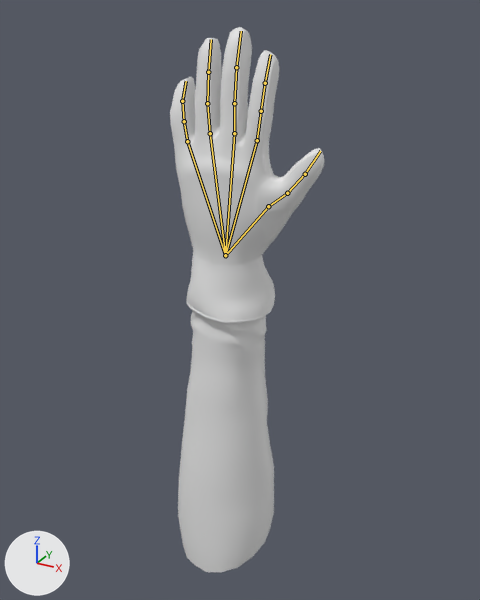
Renders of the FBX model Assets/Models/Glove/M_Glove.fbx from each side of a commit.
One viewpoint serves both versions: a camera (50 mm lens) standing at (7.98, -14.01, 5.24) and looking at (0.04, 0.42, -1.98). Arrows for +X, +Y and +Z are at lower left; the lights stay in place. The bones that change are drawn over the model as lines.

Objects in the first picture: 'Arm', 'Glove'.
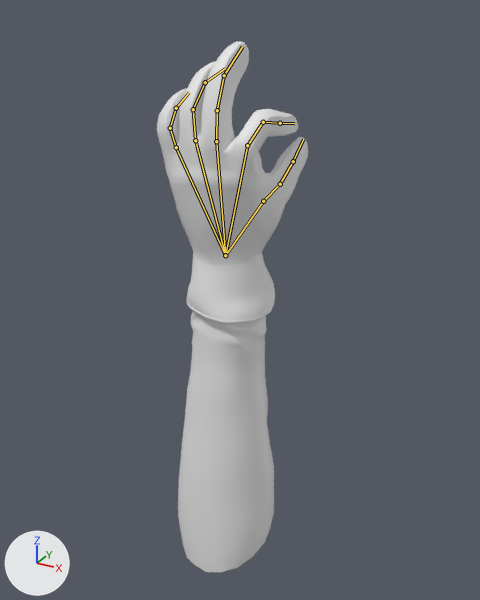
The newer file adds an action. The first version stands in its rest pose; the second is drawn at frame 1 of the action 'GloveRig|Pinch'.

Where the change shows, as pixel boxes [x1, y1, x2, y2] in the pictures (480 x 600 px):
'Glove', posed
    before: [170, 27, 324, 323]
    after: [157, 41, 308, 323]
bone 'Thumb00', root to tip
    before: (225, 255) to (268, 206)
    after: (225, 255) to (263, 201)
bone 'Thumb.01', root to tip
    before: (268, 206) to (287, 193)
    after: (263, 201) to (280, 184)
bone 'Thumb.02', root to tip
    before: (287, 193) to (305, 174)
    after: (280, 184) to (293, 161)
bone 'Thumb.03', root to tip
    before: (305, 174) to (320, 151)
    after: (293, 161) to (303, 139)
bone 'IndexF.00', root to tip
    before: (225, 255) to (257, 140)
    after: (225, 255) to (247, 145)
bone 'IndexF.01', root to tip
    before: (257, 140) to (261, 111)
    after: (247, 145) to (263, 122)
bone 'IndexF.02', root to tip
    before: (261, 111) to (265, 83)
    after: (263, 122) to (280, 123)
bone 'IndexF.03', root to tip
    before: (265, 83) to (270, 54)
    after: (280, 123) to (294, 123)
bone 'MiddleF.00', root to tip
    before: (225, 255) to (234, 133)
    after: (225, 255) to (216, 141)
bone 'MiddleF01', root to tip
    before: (234, 133) to (234, 103)
    after: (216, 141) to (217, 110)
bone 'MiddleF02', root to tip
    before: (234, 103) to (236, 67)
    after: (217, 110) to (224, 75)
bone 'MiddleF03', root to tip
    before: (236, 67) to (241, 31)
    after: (224, 75) to (242, 46)
bone 'RingF.00', root to tip
    before: (225, 255) to (210, 133)
    after: (225, 255) to (195, 140)
bone 'RingF.01', root to tip
    before: (210, 133) to (207, 103)
    after: (195, 140) to (193, 109)
bone 'RingF.02', root to tip
    before: (207, 103) to (208, 72)
    after: (193, 109) to (205, 82)
bone 'RingF.03', root to tip
    before: (208, 72) to (211, 39)
    after: (205, 82) to (225, 68)
bone 'PinkieF.00', root to tip
    before: (225, 255) to (187, 141)
    after: (225, 255) to (176, 147)
bone 'PinkieF.01', root to tip
    before: (187, 141) to (184, 121)
    after: (176, 147) to (170, 128)
bone 'PinkieF.02', root to tip
    before: (184, 121) to (182, 101)
    after: (170, 128) to (176, 108)
bone 'PinkieF.03', root to tip
    before: (182, 101) to (186, 81)
    after: (176, 108) to (189, 92)

What changed in the scene script:
```text
Change bone_thumb00:
    where bone_thumb00 = bpy.data.objects['GloveRig'].pose.bones['Thumb00']  # child of 'Arm.bone'
    bone_thumb00.rotation_quaternion: (1.0, 0.0, 0.0, 0.0) -> (0.999, 0.005, 0.017, 0.048)  # degrees (0, 0, 0) -> degrees (1, 2, 5)
Change bone_thumb_01:
    where bone_thumb_01 = bpy.data.objects['GloveRig'].pose.bones['Thumb.01']  # child of 'Thumb00'
    bone_thumb_01.rotation_quaternion: (1.0, 0.0, 0.0, 0.0) -> (0.95, -0.279, 0.108, 0.091)  # degrees (0, 0, 0) -> degrees (-32, 15, 7)
Change bone_thumb_02:
    where bone_thumb_02 = bpy.data.objects['GloveRig'].pose.bones['Thumb.02']  # child of 'Thumb.01'
    bone_thumb_02.rotation_quaternion: (1.0, 0.0, 0.0, 0.0) -> (0.999, -0.013, 0.037, 0.039)  # degrees (0, 0, 0) -> degrees (-1, 4, 4)
Change bone_thumb_03:
    where bone_thumb_03 = bpy.data.objects['GloveRig'].pose.bones['Thumb.03']  # child of 'Thumb.02'
    bone_thumb_03.rotation_quaternion: (1.0, 0.0, 0.0, 0.0) -> (0.996, -0.059, 0.05, -0.049)  # degrees (0, 0, 0) -> degrees (-7, 5, -6)
Change bone_indexf_00:
    where bone_indexf_00 = bpy.data.objects['GloveRig'].pose.bones['IndexF.00']  # child of 'Arm.bone'
    bone_indexf_00.rotation_quaternion: (1.0, 0.0, 0.0, 0.0) -> (0.998, 0.068, 0.015, -0.005)  # degrees (0, 0, 0) -> degrees (8, 2, 0)
Change bone_indexf_01:
    where bone_indexf_01 = bpy.data.objects['GloveRig'].pose.bones['IndexF.01']  # child of 'IndexF.00'
    bone_indexf_01.rotation_quaternion: (1.0, 0.0, 0.0, 0.0) -> (0.899, -0.434, -0.059, 0.015)  # degrees (0, 0, 0) -> degrees (-52, -5, 5)
Change bone_indexf_02:
    where bone_indexf_02 = bpy.data.objects['GloveRig'].pose.bones['IndexF.02']  # child of 'IndexF.01'
    bone_indexf_02.rotation_quaternion: (1.0, 0.0, 0.0, 0.0) -> (0.918, -0.396, 0.011, 0.033)  # degrees (0, 0, 0) -> degrees (-47, 3, 3)
Change bone_indexf_03:
    where bone_indexf_03 = bpy.data.objects['GloveRig'].pose.bones['IndexF.03']  # child of 'IndexF.02'
    bone_indexf_03.rotation_quaternion: (1.0, 0.0, 0.0, 0.0) -> (0.971, 0.074, -0.228, -0.018)  # degrees (0, 0, 0) -> degrees (10, -26, -4)
Change bone_middlef_00:
    where bone_middlef_00 = bpy.data.objects['GloveRig'].pose.bones['MiddleF.00']  # child of 'Arm.bone'
    bone_middlef_00.rotation_quaternion: (1.0, 0.0, 0.0, 0.0) -> (0.993, 0.109, -0.035, -0.011)  # degrees (0, 0, 0) -> degrees (13, -4, -2)
Change bone_middlef01:
    where bone_middlef01 = bpy.data.objects['GloveRig'].pose.bones['MiddleF01']  # child of 'MiddleF.00'
    bone_middlef01.rotation_quaternion: (1.0, 0.0, 0.0, 0.0) -> (0.986, -0.158, -0.02, 0.058)  # degrees (0, 0, 0) -> degrees (-18, -1, 7)
Change bone_middlef02:
    where bone_middlef02 = bpy.data.objects['GloveRig'].pose.bones['MiddleF02']  # child of 'MiddleF01'
    bone_middlef02.rotation_quaternion: (1.0, 0.0, 0.0, 0.0) -> (0.992, -0.089, -0.089, 0.018)  # degrees (0, 0, 0) -> degrees (-10, -10, 3)
Change bone_middlef03:
    where bone_middlef03 = bpy.data.objects['GloveRig'].pose.bones['MiddleF03']  # child of 'MiddleF02'
    bone_middlef03.rotation_quaternion: (1.0, 0.0, 0.0, 0.0) -> (0.991, -0.119, -0.049, -0.046)  # degrees (0, 0, 0) -> degrees (-13, -6, -5)
Change bone_ringf_00:
    where bone_ringf_00 = bpy.data.objects['GloveRig'].pose.bones['RingF.00']  # child of 'Arm.bone'
    bone_ringf_00.rotation_quaternion: (1.0, 0.0, 0.0, 0.0) -> (0.996, 0.093, -0.014, -0.006)  # degrees (0, 0, 0) -> degrees (11, -1, -1)
Change bone_ringf_01:
    where bone_ringf_01 = bpy.data.objects['GloveRig'].pose.bones['RingF.01']  # child of 'RingF.00'
    bone_ringf_01.rotation_quaternion: (1.0, 0.0, 0.0, 0.0) -> (0.983, -0.127, -0.121, 0.053)  # degrees (0, 0, 0) -> degrees (-16, -13, 8)
Change bone_ringf_02:
    where bone_ringf_02 = bpy.data.objects['GloveRig'].pose.bones['RingF.02']  # child of 'RingF.01'
    bone_ringf_02.rotation_quaternion: (1.0, 0.0, 0.0, 0.0) -> (0.972, -0.231, -0.021, 0.043)  # degrees (0, 0, 0) -> degrees (-27, -1, 5)
Change bone_ringf_03:
    where bone_ringf_03 = bpy.data.objects['GloveRig'].pose.bones['RingF.03']  # child of 'RingF.02'
    bone_ringf_03.rotation_quaternion: (1.0, 0.0, 0.0, 0.0) -> (0.974, -0.222, -0.013, 0.044)  # degrees (0, 0, 0) -> degrees (-26, 0, 5)
Change bone_pinkief_00:
    where bone_pinkief_00 = bpy.data.objects['GloveRig'].pose.bones['PinkieF.00']  # child of 'Arm.bone'
    bone_pinkief_00.rotation_quaternion: (1.0, 0.0, 0.0, 0.0) -> (0.996, 0.086, -0.034, -0.011)  # degrees (0, 0, 0) -> degrees (10, -4, -2)
Change bone_pinkief_01:
    where bone_pinkief_01 = bpy.data.objects['GloveRig'].pose.bones['PinkieF.01']  # child of 'PinkieF.00'
    bone_pinkief_01.rotation_quaternion: (1.0, 0.0, 0.0, 0.0) -> (0.984, -0.014, -0.177, 0.003)  # degrees (0, 0, 0) -> degrees (-2, -20, 1)
Change bone_pinkief_02:
    where bone_pinkief_02 = bpy.data.objects['GloveRig'].pose.bones['PinkieF.02']  # child of 'PinkieF.01'
    bone_pinkief_02.rotation_quaternion: (1.0, 0.0, 0.0, 0.0) -> (0.974, -0.223, -0.011, 0.042)  # degrees (0, 0, 0) -> degrees (-26, 0, 5)
Change bone_pinkief_03:
    where bone_pinkief_03 = bpy.data.objects['GloveRig'].pose.bones['PinkieF.03']  # child of 'PinkieF.02'
    bone_pinkief_03.rotation_quaternion: (1.0, 0.0, 0.0, 0.0) -> (0.993, -0.1, -0.053, 0.008)  # degrees (0, 0, 0) -> degrees (-12, -6, 2)
```
